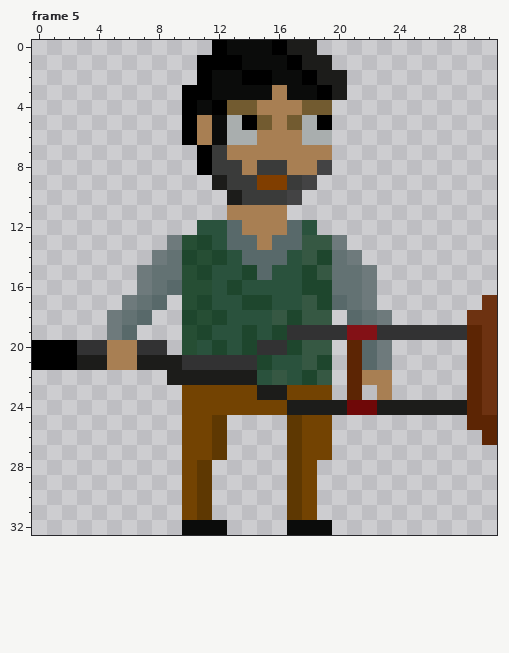
Pixel-art file, stored at src/sprites/player.ase. That is the earlier state.
31x33 pixels, 6 frames. Colours within 5 levels of each other are drawn and written as one. Shown: frame 5. The commit also changed other frames, which this record leaves out.
Now the later version:
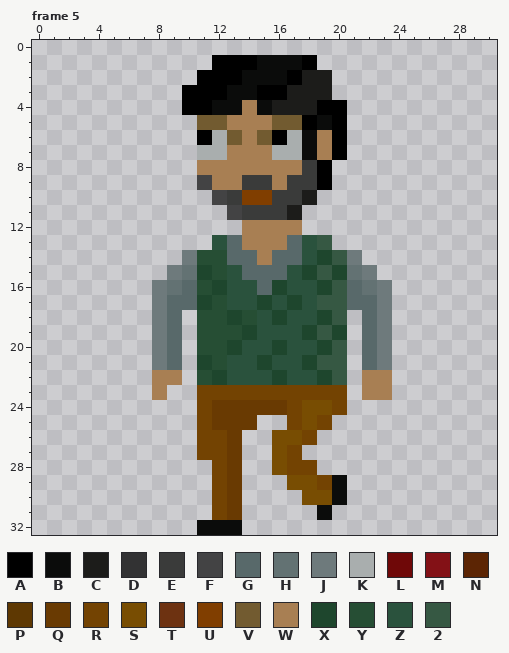
Palette (. is transparent): A #000000  B #0b0c0b  C #1c1c1a  D #323233  E #3a3b3a  F #434344  G #58696a  H #637273  J #6e7a7c  K #a9aeae  L #6f0808  M #831116  N #5c2504  P #5e3802  Q #693a02  R #734302  S #784d02  T #6d3211  U #803e00  V #725b30  W #a87f53  X #1e462d  Y #264e34  Z #2a523d  2 #365843
The edit:
layer "Developer walk without weapon left" added
layer "Developer idle right" now hidden
Changed rows in their new state; - is an unchanged pixel.
Frame 5:
first column x 0:
 0 ------------.......------------
 1 -----------.--A--BA.-----------
 2 ------------AABB-AC-.----------
 3 ------------A--AACCC.----------
 4 -----------ABBWBCCCAA----------
 5 ----------.VVWWWV-ABA----------
 6 ----------.AKVWVAKBWA----------
 7 -----------KK---KKB-A----------
 8 -----------WWW-WW-EA-----------
 9 -----------FWW-EW-EA-----------
10 ------------FEUU-EC------------
11 -------------FEEEC-------------
12 -----------...---W.------------
13 ---------...--W-W-Z-.----------
14 --------..J-YG-W-GZ-2----------
15 -------..JH-Y-G-G---X----------
16 -------.JHG-XZ-GX-Z-2GHJ-------
17 ------..JGG-Y-Z--XZ22GGJ------.
18 -----...JG.-YXY-XZZX2.G------..
19 -----..-JG.YYY--ZZX2X.GJ.......
20 ........JG.YYXZZXZZX2.-------..
21 ........JG.XYZZ---X22.-------..
22 --------WW.YXZZ-X-ZX2.-------..
23 --------W-.----RR---R.W------..
24 ----------.-QQQQQRSSR..........
25 ----------.-QQQ--RS----------..
26 ----------.-RQ--SS-.----------.
27 ----------.-RQ--SR..-----------
28 ----------..RQ--SR-------------
29 ----------..RQ---SSRB----------
30 ----------..RQ---.SSB----------
31 ----------..RQ---..B-----------
32 ----------.--B---...-----------
Boxes around the changes in both pictures, in picture pixels (x1, y1, x2, y2):
changed: (32, 40, 497, 535)
